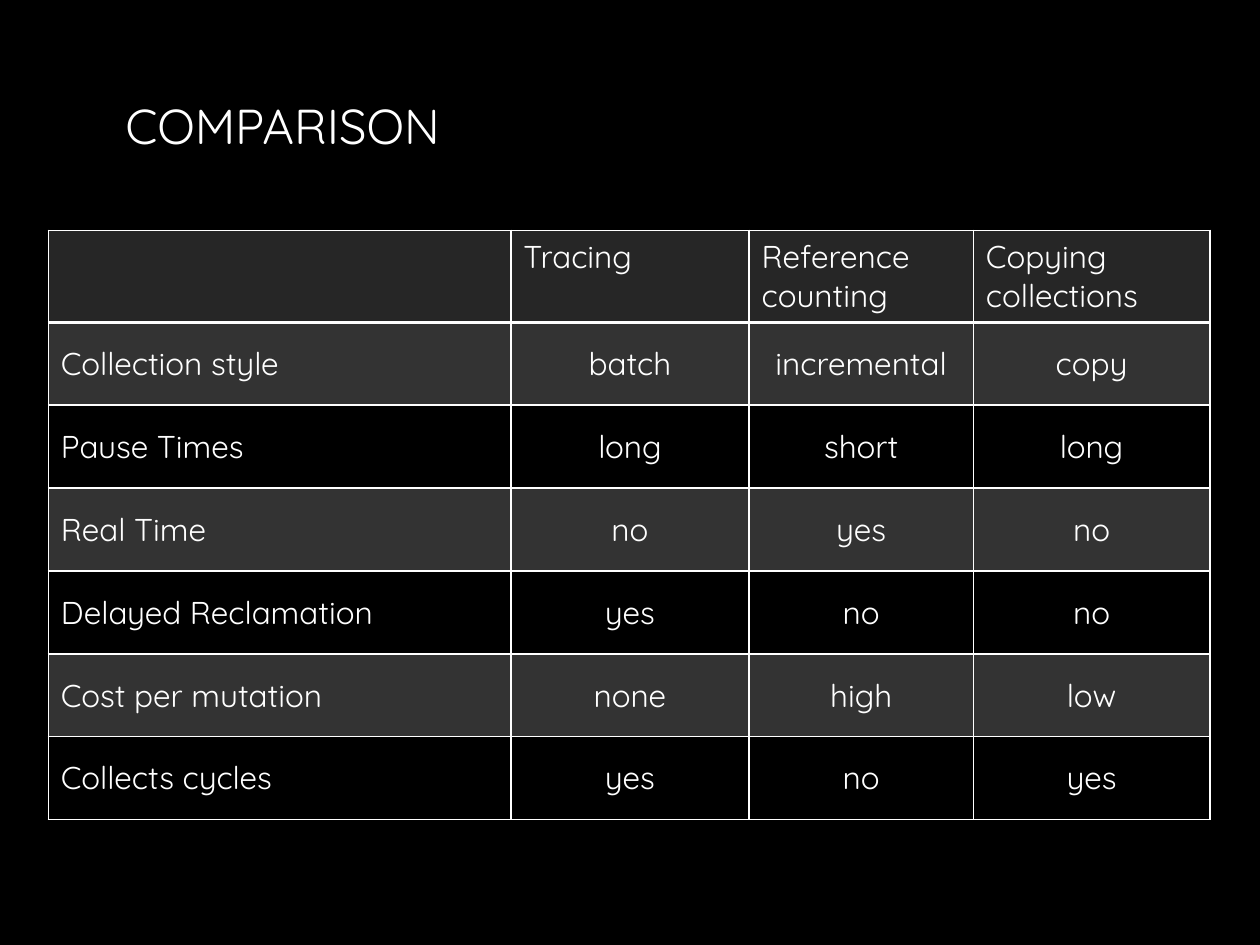
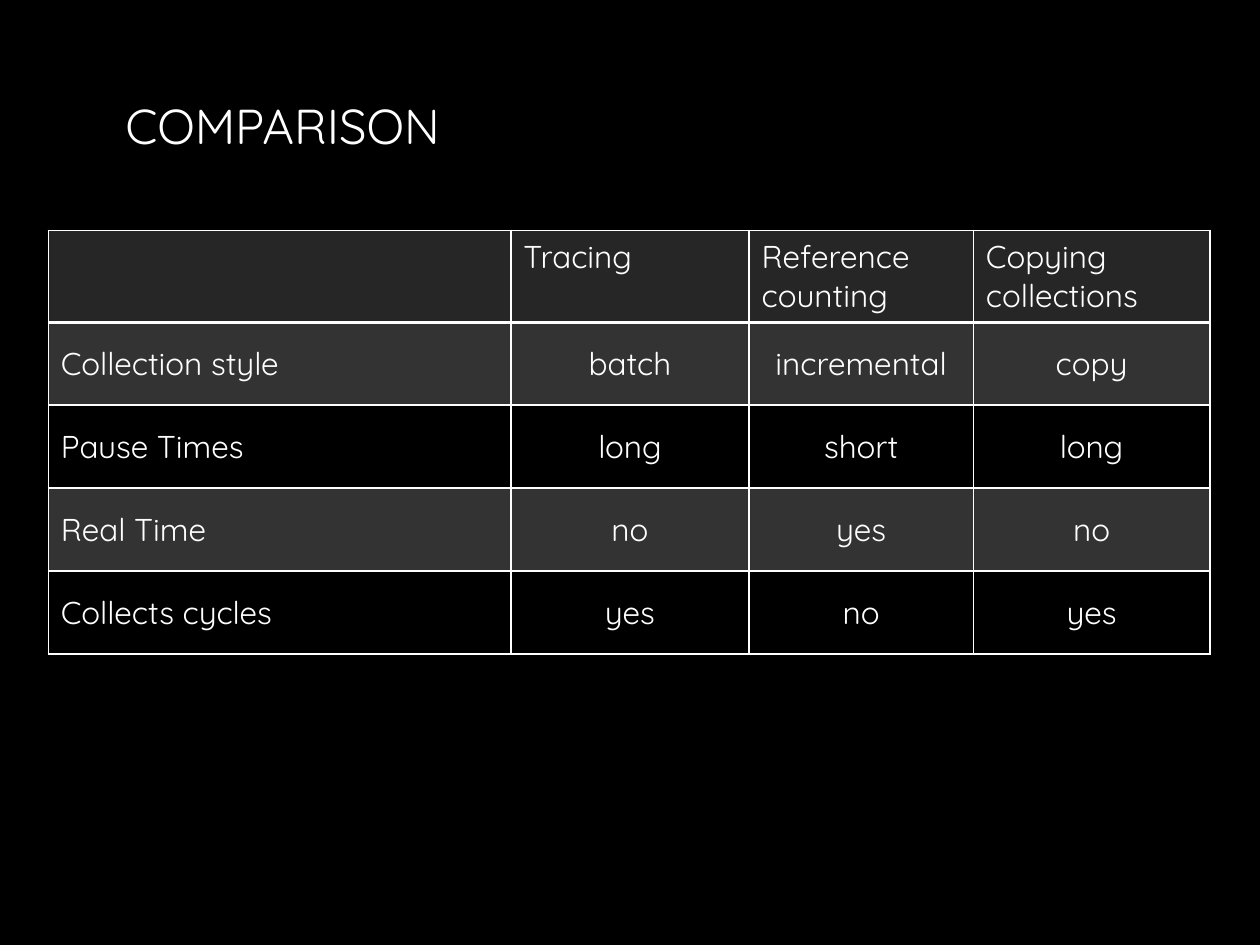
Before and after one commit to yuriyshapovalov/slides, a slide deck: slide 19 of ppt/Garbage collection in dotnet.pptx. Drawn at 1260x945 pixels with LibreOffice and Linux fonts; fonts in the diff are those of the drawing; background and template pictures are left out. Boxes give left, top, right and bottom in pixels: in the first picture for what was removed or moved away, otherwise in the second. Text is boxed around its words. In the diff, an @@ line names an element or a change of style, - is before the commit and + after.

```diff
--- a/ppt/Garbage collection in dotnet.pptx
+++ b/ppt/Garbage collection in dotnet.pptx
@@ table at box(48, 231, 1210, 650) @@
-row 5: Delayed Reclamation | yes | no | no
-row 6: Cost per mutation | none | high | low
```
Also in this commit, not shown: 1 other slide changed.
